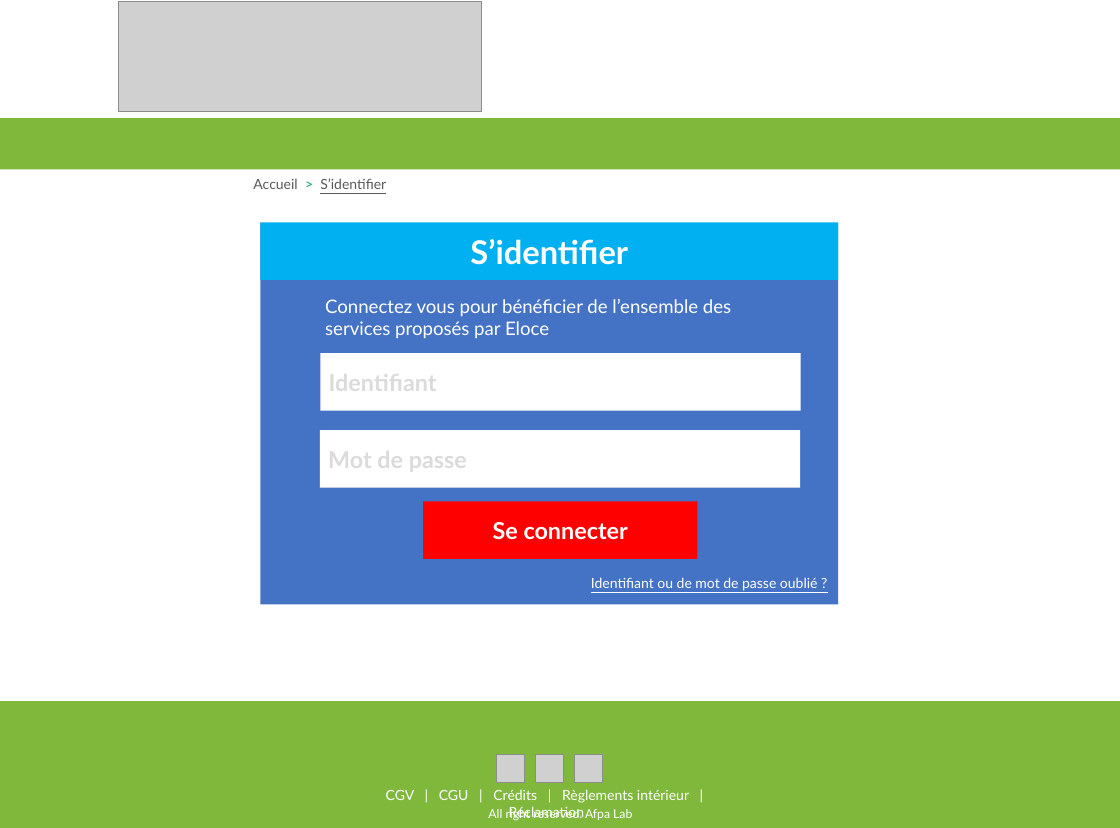
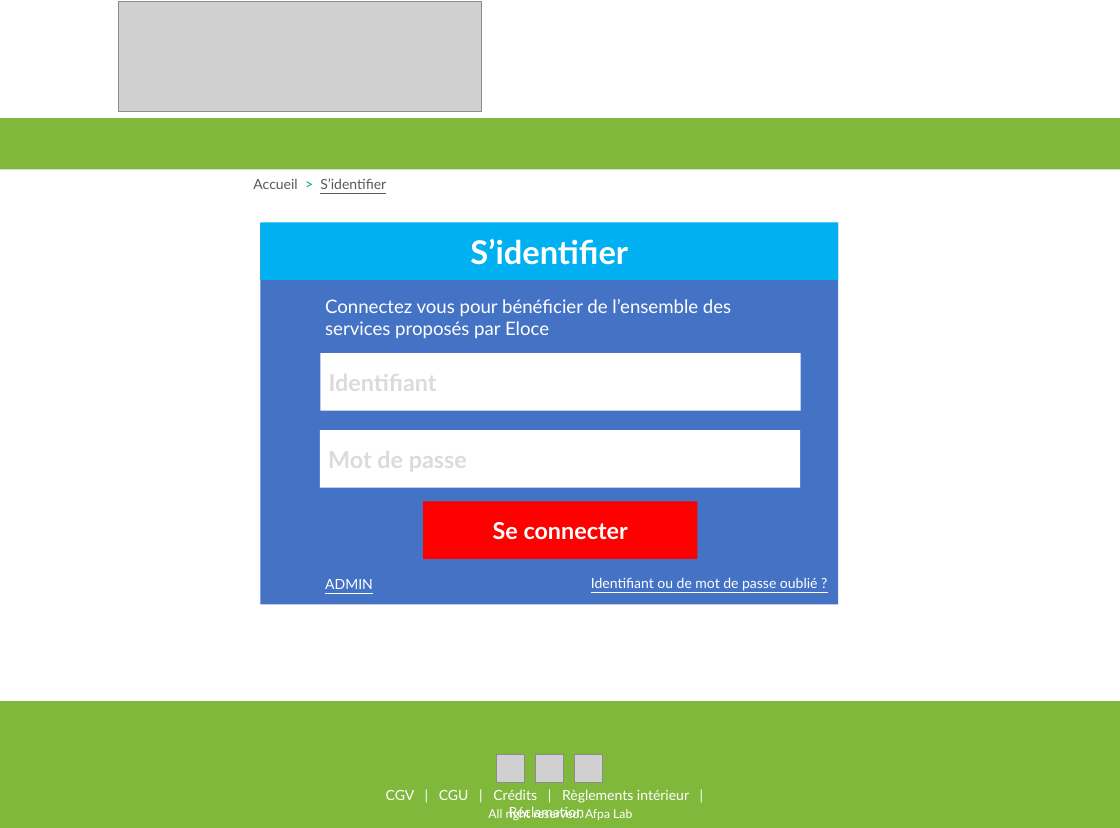
Before and after one commit to SAMTHP/TP_AFPAA, a slide deck: slide 4 of PROJET ELOCE/Mockup.pptx (slide 3 before the commit). Drawn at 1120x828 pixels with LibreOffice and Linux fonts; fonts in the diff are those of the drawing; grey boxes stand for pictures; background and template pictures are left out. Boxes give left, top, right and bottom in pixels: in the first picture for what was removed or moved away, otherwise in the second. Text is boxed around its words. In the diff, an @@ line names an element or a change of style, - is before the commit and + after.

```diff
--- a/PROJET ELOCE/Mockup.pptx
+++ b/PROJET ELOCE/Mockup.pptx
@@ text added at [325,579,373,589], 12 pt, text #FFFFFF, underline @@
+ADMIN
```
Also in this commit, not shown: 3 other slides changed, 16 slides added, 1 other file.
